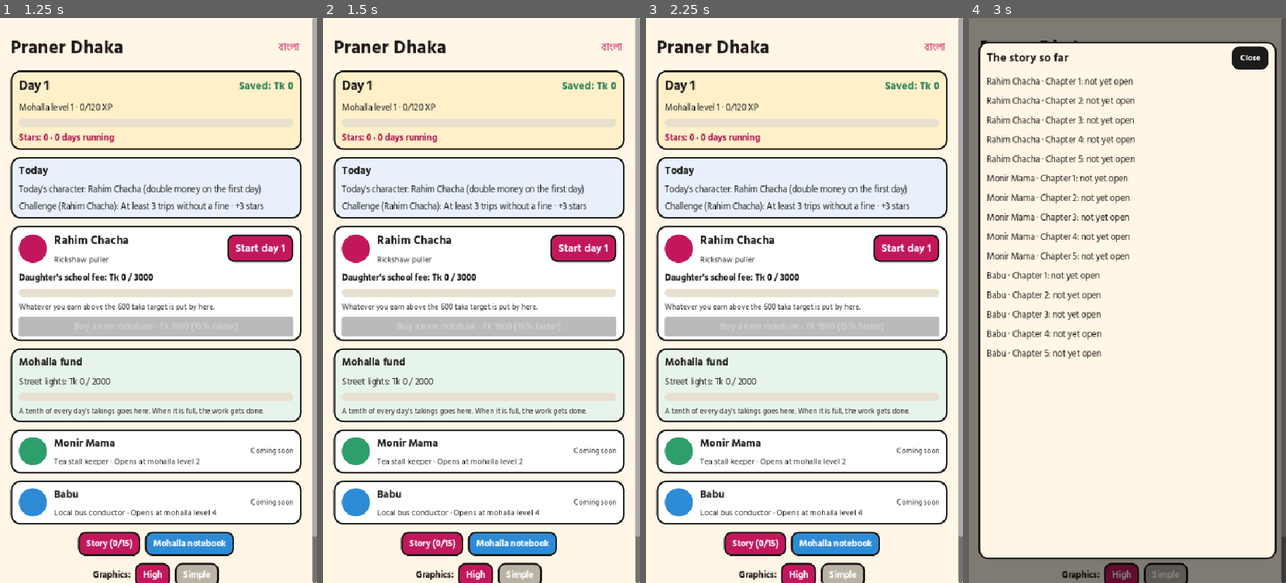
Above: before the commit, frames 1-4 (left to right).
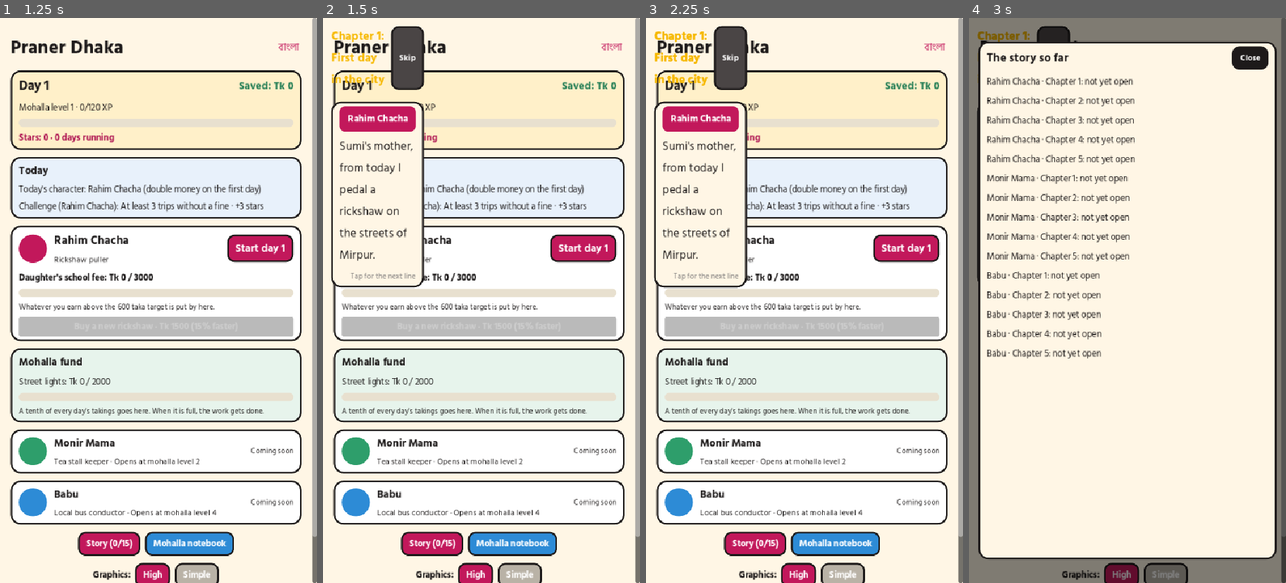
Above: after the commit, the same moments.

Repository: Habibur-Rahman-KUET-09/Dhakay-Akdin
Game: Godot game, scene res://scenes/main.tscn
Two runs of this game, one before a commit and one after it. Both use one fixed random seed, a clock stepped at 60 frames per second and the inputs below.
Inputs:
- Up to frame 1 (1.25 s): click "English" at 0.5 s
- Up to frame 2 (1.5 s): click "Start day 1" at 1.25 s
- Up to frame 3 (2.25 s): click "Start day 1" at 2 s
- Up to frame 4 (3 s): click "Story (0/15)" at 2.75 s

Frame 1 is identical in both runs. In frame 2, 8.5% of the frame differs, in the area x 2-32%, y 1-48%; in frame 3, 8.5%; in frame 4, 0.6%.
Error before the commit: Parse Error: Cannot infer the type of "tap" variable because the value doesn't have a set type. (res://scripts/ui/story_player.gd:111)

Commit message:
Story reader: type the tap check
Co-Authored-By: Claude Opus 5.5 <noreply@anthropic.com>
Claude-Session: https://claude.ai/code/session_01D5VTTbiAkjZrLBvbSQEf7i

Diff:
--- a/game/scripts/ui/story_player.gd
+++ b/game/scripts/ui/story_player.gd
@@ -108,7 +108,7 @@
 
 
 func _gui_input(event: InputEvent) -> void:
-	var tap := (event is InputEventMouseButton and event.pressed and event.button_index == MOUSE_BUTTON_LEFT) \
+	var tap: bool = (event is InputEventMouseButton and event.pressed and event.button_index == MOUSE_BUTTON_LEFT) \
 		or (event is InputEventScreenTouch and event.pressed)
 	if tap and not _choosing:
 		_next()
